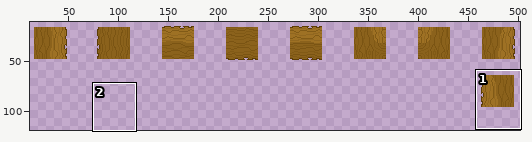
Edited in one commit: pixel-art file (assets/sprites/environment/tree-tiles.aseprite). Above, an overview of the earlier version with the close-up marked.
Close-up. Before the edit:
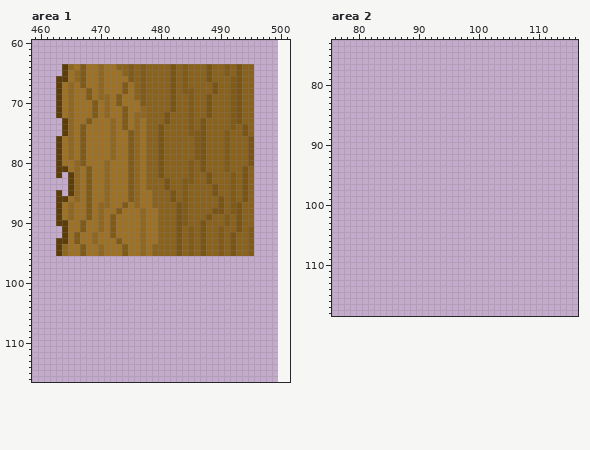
500x500 pixels, 1 frame. Shown: area 1: x 459..501, y 60..116; area 2: x 76..116, y 73..118. The old version is drawn lined up with the new one, on the new canvas. The wide view leaves out empty margins. The commit also changed other parts of the picture, which this record leaves out.
The same view after the edit:
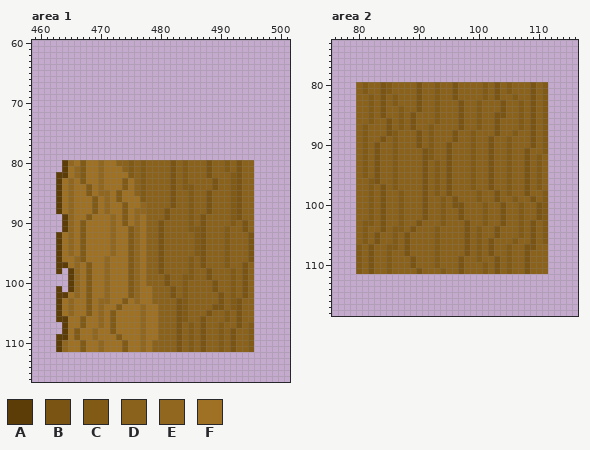
Palette (. is transparent): A #5c3d07  B #7a5413  C #815a16  D #8b621c  E #916720  F #9e7124
The edit:
canvas 500x500 -> 512x512
Area 1:
y 64: x 464..495 AEFCFFEFFDDCDCDDDDBDCDDDBDDCDBDD -> ................................
y 65: x 464..495 AFECFFEFFFDCDCDDDDBDCDDDBDDCDBDD -> ................................
y 66: x 463..495 AAFECFFEFFFFCDCDDDDBDCDDDBDDDCBDD -> .................................
y 67: x 463..495 AFEFCFFEFFFCFDCDDDDBDCDDDDBDDCBDD -> .................................
y 68: x 463..495 AFEFFCFEFFFCFDCDDDDBDCCDDDBDDCBDD -> .................................
y 69: x 463..495 AFEFFCFEEFCFFDCDDDDBDDCDDBDDDCBDD -> .................................
y 70: x 463..495 AFEFFFCFEFCFFFCDDDDBDDCDDBDDDCBDD -> .................................
y 71: x 463..495 AFEFFFCFEFFCFFEDDDDBDDCDDBDDDCBDD -> .................................
y 72: x 463..495 AFEFFFCFEFFCFEEDDDBDDDCDDBDDDCBDD -> .................................
y 73: x 464..495 AEFFCFFFEFCFEFDDDBDDDCDBDDDDCBDD -> ................................
y 74: x 464..495 AEFCFFFFEFCFEFDDBDDDDCDBDDDDCDBD -> ................................
y 75: x 464..495 AEFCFFFFEFFCEFDDBDDDDCCBDDDCDDBD -> ................................
y 76..79: x 463..495 AFEFCFFFFEFFCEFDDBDDDDDCBDDDCDDDB -> .................................
y 80: x 463..466 AFFE -> .AEF; x 470..471 FE -> EF; x 473..474 FF -> DD; x 476..477 EF -> DC; x 480 B -> D; x 482 D -> B; x 484..485 DC -> CD; x 487..488 BD -> DB; x 493 D -> B; x 495 B -> D
y 81: x 463 A -> .; x 467..468 FC -> CF; x 470..471 FE -> EF; x 474 F -> D; x 476..477 EF -> DC; x 480 B -> D; x 482 D -> B; x 484..485 DC -> CD; x 487..488 BD -> DB; x 493..494 DB -> BD
y 82: x 464..465 .A -> AF; x 467..468 FC -> CF; x 470..471 FE -> EF; x 476..477 EF -> DC; x 480 B -> D; x 482 D -> B; x 484..485 DC -> CD; x 493..494 DB -> BD
y 83: x 463..468 ..AEFC -> AFEFCF; x 470..471 FE -> EF; x 474..477 FCEF -> CFDC; x 481..482 BD -> DB; x 485 C -> D; x 488..489 BD -> DB; x 493..494 DB -> BD
y 84: x 463..466 ..AE -> AFEF; x 470..471 FE -> EF; x 474..477 FCEF -> CFDC; x 481..482 BD -> DB; x 485 D -> C; x 493..494 DB -> BD
y 85: x 464..466 .AE -> FEF; x 470 F -> E; x 473 F -> C; x 475..478 CEFF -> FDCD; x 484..485 CD -> DC; x 488..489 DB -> BD; x 493..494 DB -> BD
y 86: x 464..466 AFE -> FEF; x 468..469 CF -> FC; x 473 F -> C; x 475..478 CEFF -> FFCD; x 484..485 CD -> DC; x 488 D -> B; x 490 B -> D; x 493..494 DB -> BD
y 87: x 468..470 CFE -> FCF; x 476..478 EFF -> FED; x 482..485 DBCD -> BDDC; x 488 D -> B; x 490 B -> D
y 88: x 468..471 CFEF -> FCFE; x 473..474 CF -> FC; x 476 F -> E; x 478..479 FF -> DD; x 481 D -> B; x 483..485 BCD -> DDC; x 488..490 DBB -> BDD
y 89: x 463..464 AF -> .A; x 470 E -> F; x 472 C -> E; x 474 F -> C; x 476..479 FEFF -> EFDD; x 481 D -> B; x 483..485 BCD -> DDC; x 487..488 DB -> BD; x 491..492 CD -> DC
y 90: x 463 A -> .; x 465 F -> E; x 470 E -> F; x 472 C -> E; x 474 F -> C; x 476..480 FEFFD -> EFDDB; x 483..485 BCD -> DDC; x 491..494 CDBD -> DCDB
y 91: x 465 F -> E; x 470 E -> F; x 472 C -> E; x 475..480 FFEFFD -> CEFDDB; x 483 B -> D; x 486 D -> C; x 490..491 CD -> DC; x 493..495 BDC -> DBD
y 92: x 463..467 .AFCF -> AFEFC; x 469 E -> F; x 472 C -> E; x 475..480 FFEFFD -> CEFDDB; x 483 B -> D; x 485..486 CD -> DC; x 490..492 CDB -> DCD; x 495 C -> B
y 93: x 464..467 AFCF -> FEFC; x 469 E -> F; x 472..473 FC -> EF; x 475..480 FFEFFD -> CEFDDB; x 483 B -> D; x 485..486 CD -> DC; x 490..492 CDB -> DCD; x 495 C -> B
y 94..95: x 464..465 EF -> FE; x 470 E -> F; x 472 F -> E; x 474..478 CFFEF -> FCEFD; x 480 D -> B; x 483 B -> D; x 485..486 CD -> DC; x 490..492 CDB -> DCD; x 495 C -> B
y 96: x 463..495 ................................. -> AFFECFFFEFFFCEFDDBDDDDCDBDDDCDDDB
y 97: x 463..495 ................................. -> AAFEFCFFEFFFCEFDDBDDDDCDBDDDCDDBD
y 98: x 463 . -> A; x 465..495 ............................... -> AEFCFFEFFFCEFDDBDDDDCDDBDDDCDBD
y 99: x 465..495 ............................... -> AEFCFFEFFFCEFDDDBDDCCDDBDDDCDBD
y 100: x 465..495 ............................... -> AEFCFFEFFFCEFDDDBDDCDDDDBDDCDBD
y 101: x 463 . -> A; x 465..495 ............................... -> AEFCFFEFFFCEFFDDDBDCDDDDBDDCDBD
y 102: x 463..495 ................................. -> AAFEFCFFEFFFCEFFDDDBDCDDDDDBDCDBD
y 103: x 463..495 ................................. -> AFEFFCFEEFFCFEFFDDDDBCDDDDDBDCBDD
y 104: x 463..495 ................................. -> AFEFFCFEFFCFFFEFFDDDBCDDDDBBDCBDD
y 105: x 463..495 ................................. -> AFEFFCFEFCFFFFEFFDDDBCDDDBDDCDBDD
y 106: x 463..495 ................................. -> AAFFCFFEFCFFFFEFFDDDBCDDBDDDCDBDD
y 107: x 464..495 ................................ -> AFFCFFEFCFFFFEFFDDDBDCDBDDCDDBDC
y 108: x 464..495 ................................ -> AFCFFEFFCFFFFEFFDDDBDCDBDDCDBDDC
y 109: x 463..495 ................................. -> AAFCFFEFFFCFFFEFFDDDBDCDBDDCDBDDC
y 110..111: x 463..495 ................................. -> AEFFCFFEFFFCFFEFDDDDBDCDBDDCDBDDC
Area 2:
y 80..81: x 80..111 ................................ -> DCDDBCDDDDBDDCDDBDDDDCDBDCDDDBDC
y 82: x 80..111 ................................ -> DDCDBDCDDDBDDCDDBDDDDCDBDDCDDBDC
y 83: x 80..111 ................................ -> DDCDBDCDDDBDDCDDDBDDCDDDBDDCDBDC
y 84: x 80..111 ................................ -> DDCDBDDCDDBDDCDDDBDDCDDDBDDCDBDC
y 85: x 80..111 ................................ -> DDCDBDDCDBDDDCDDDBDDCDDBBDDCDBDC
y 86: x 80..111 ................................ -> DDCDDBDCDBDDDCDDDBDDCDDBDDDCDBDC
y 87: x 80..111 ................................ -> DCDDDBDCDBDDCDDDDBDDCDDBDDDCDBDC
y 88: x 80..111 ................................ -> DCDDDBCDDDBDCDDDBDDCDDDBDDCDDBDC
y 89: x 80..111 ................................ -> DCDDBDCDDDBDCDDDBDDCDDBDDCDDDBDC
y 90: x 80..111 ................................ -> DCDBDDCDDDBDCDDBDDDCDDBDDCDDDBDC
y 91: x 80..111 ................................ -> DCDBDDCDDDDBCDDBDDDCDDBDDCDDBDDC
y 92: x 80..111 ................................ -> DCDBDDCDDDDBCDDBDDDCDDBDDCDDBDCD
y 93..95: x 80..111 ................................ -> DCDBDDCDDDDBDCDBDDDCDDBDDCDDBDCD
y 96: x 80..111 ................................ -> DDCBDDCDDDDBDCDBDDDCDDBDDCDDBDCD
y 97: x 80..111 ................................ -> DDCDBDCDDDDBDCDBDDDCDDBDDCDDBDCD
y 98: x 80..111 ................................ -> DDCDBDDCDDDBDCDBDDDDCDDBDCDDBDDC
y 99: x 80..111 ................................ -> DDCDBDDCDDDBDDCDBDDDCDDBDDCDDBDC
y 100: x 80..111 ................................ -> DDCDBDDCDDDBDDCDBBDDDCDDBDDCDDBC
y 101..102: x 80..111 ................................ -> DDCDBDDCDDDBDDCDDBDDDCDDBDDCDDBC
y 103: x 80..111 ................................ -> DCCDBDDCDDBDDDCDDDBDDCDDBDDCDBDC
y 104: x 80..111 ................................ -> DCDDBDCCDBDDDCDDDDBDCDDBDDDCDBDC
y 105: x 80..111 ................................ -> DCDBDDCDBDDDDCDDDDBDCDDBDDDCDBDC
y 106: x 80..111 ................................ -> DCDBDDCDBDDDDCDDDDBDCDBDDDCDDBDC
y 107: x 80..111 ................................ -> CDBDDCCDBDDDDCDDDDBDCDBDDCDDBBDD
y 108: x 80..111 ................................ -> CDBDDCDDBDDDDCDDDDBDCDBDDCDDBDDD
y 109: x 80..111 ................................ -> CDBDDCDDDBDDDCDDDBDDCDDBDCDDBDDD
y 110: x 80..111 ................................ -> CDBDDCDDDBDDDCDDDBDDDCDBDCDDBDDD
y 111: x 80..111 ................................ -> CDBDDCDDDDBDDDCDDBDDDCDBDCDDBDDD
Pixel boxes of the changes (left, top, right, bottom) in both close-ups:
changed: (56, 64, 254, 352)
added: (356, 82, 548, 274)
